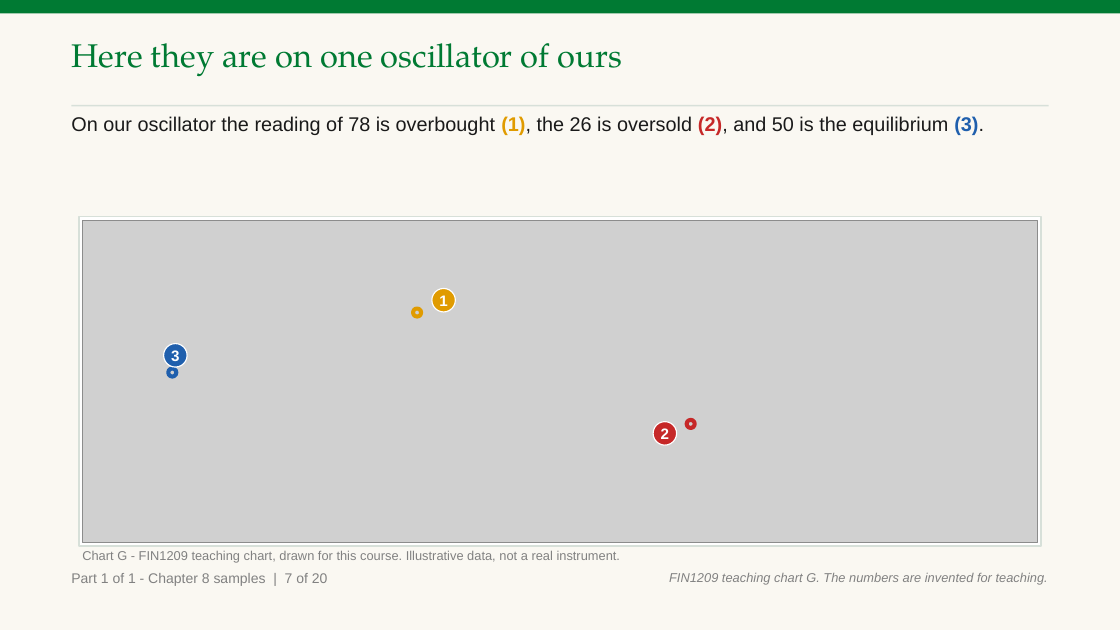
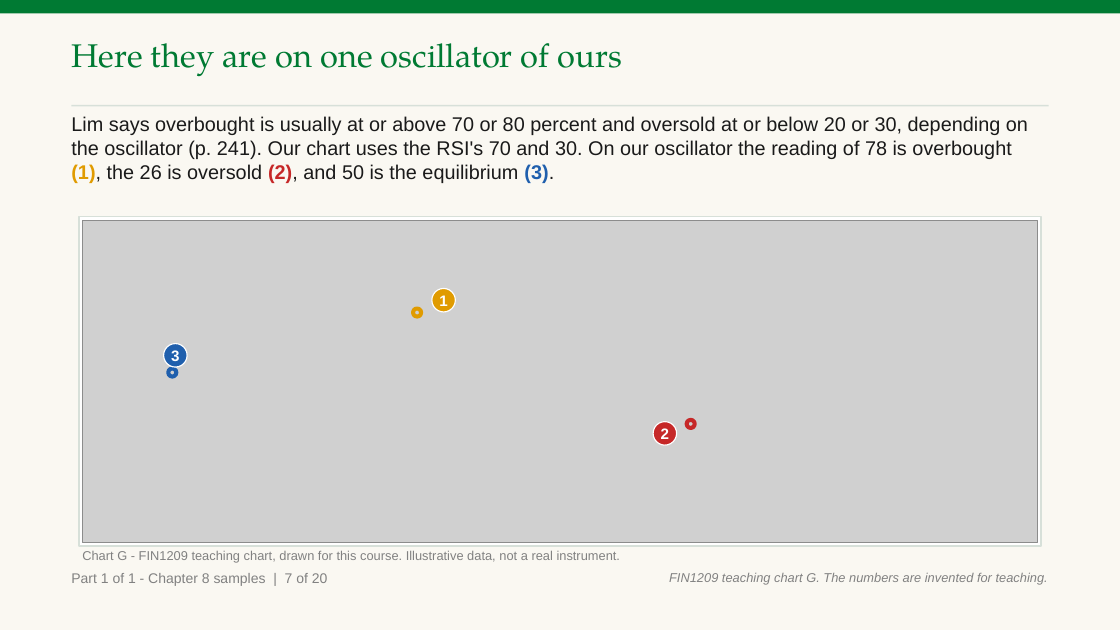
Before and after one commit to benjiesotelo-sudo/Telos_FIN1209, a slide deck: slide 9 of chapter-08/FIN1209-Chapter-08.pptx. Drawn at 1120x630 pixels with LibreOffice and Linux fonts; fonts in the diff are those of the drawing; grey boxes stand for pictures. Boxes give left, top, right and bottom in pixels: in the first picture for what was removed or moved away, otherwise in the second. Text is boxed around its words. In the diff, an @@ line names an element or a change of style, - is before the commit and + after.

Commit message:
Chapter 8 samples: name divergence on chart H, say which levels chart G uses, redraw chart F

```diff
--- a/chapter-08/FIN1209-Chapter-08.pptx
+++ b/chapter-08/FIN1209-Chapter-08.pptx
@@ text at [71, 116, 1028, 183]: text changed @@
-On our oscillator the reading of 78 is overbought (1), the 26 is oversold (2), and 50 is the equilibrium (3).
+Lim says overbought is usually at or above 70 or 80 percent and oversold at or below 20 or 30, depending on the oscillator (p. 241). Our chart uses the RSI's 70 and 30. On our oscillator the reading of 78 is overbought (1), the 26 is oversold (2), and 50 is the equilibrium (3).
```
Also in this commit, not shown: 2 other slides changed, 3 other files.
